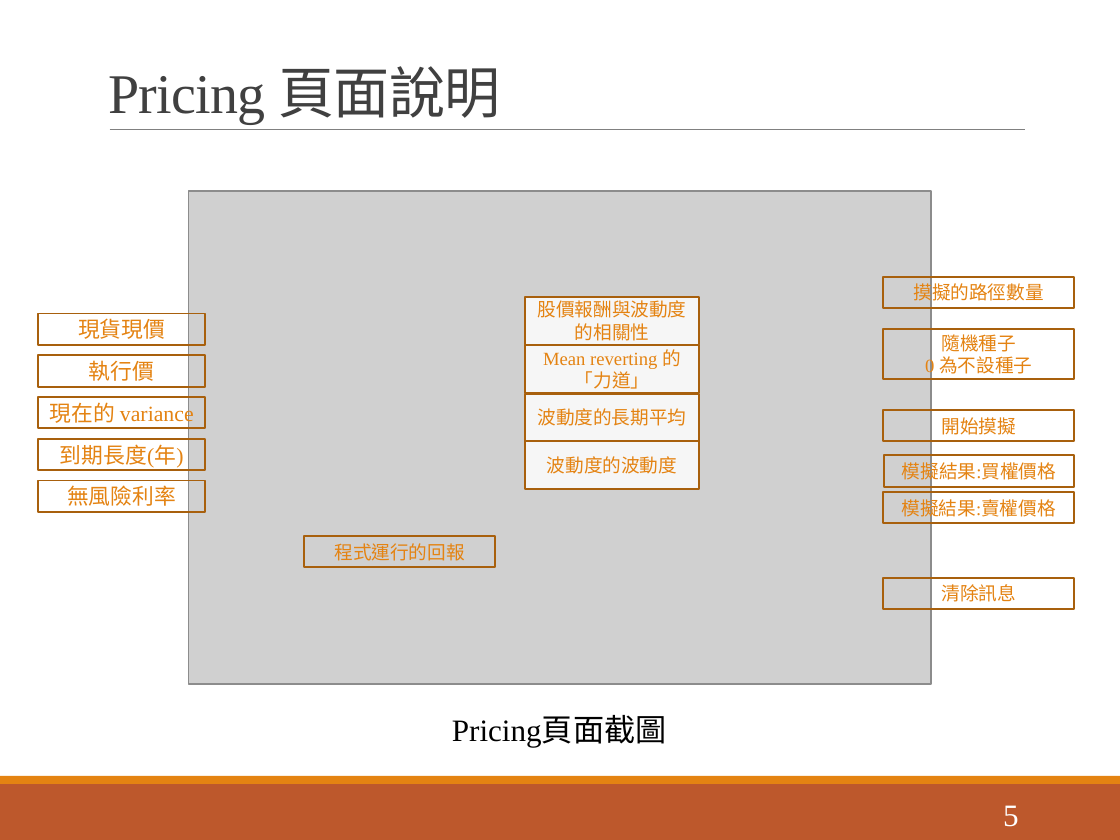
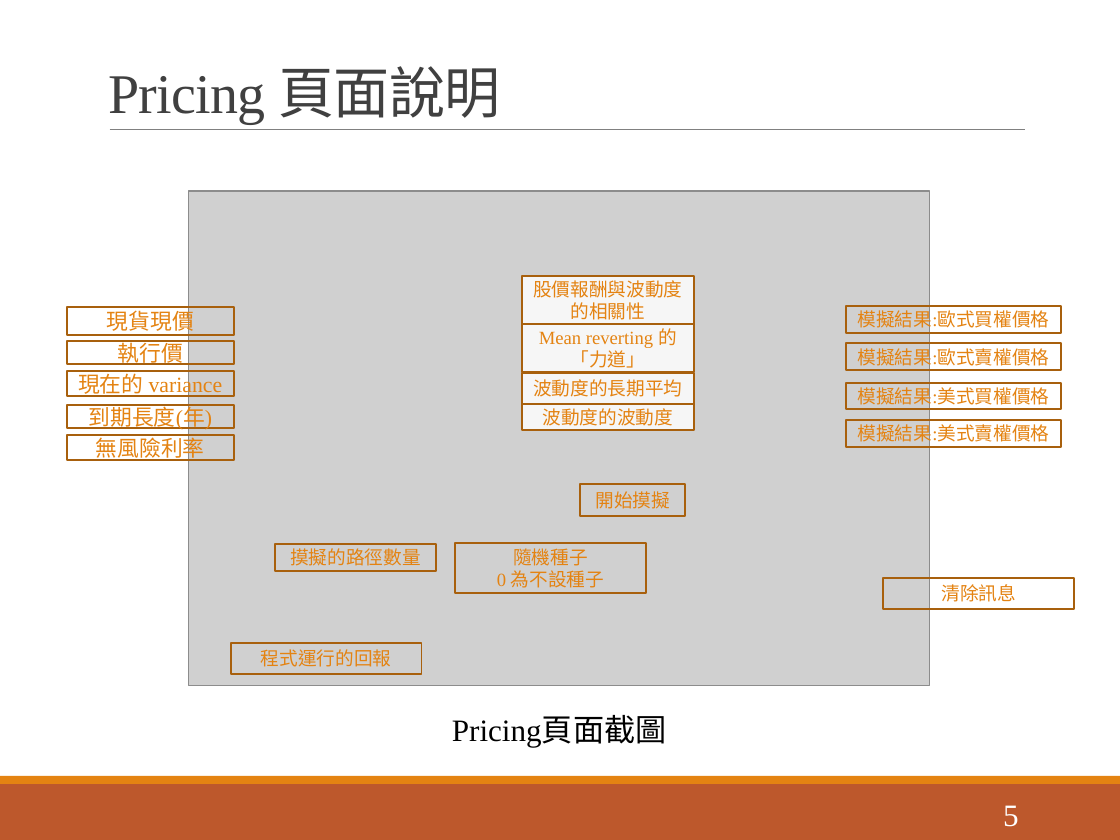
Before and after one commit to jian5753/heston-monter-carlo-multiThread, a slide deck: slide 5 of 期中專案_heston_model的蒙地卡羅模擬.pptx. Drawn at 1120x840 pixels with LibreOffice and Linux fonts; fonts in the diff are those of the drawing; grey boxes stand for pictures. Boxes give left, top, right and bottom in pixels: in the first picture for what was removed or moved away, otherwise in the second. Text is boxed around its words. In the diff, an @@ line names an element or a change of style, - is before the commit and + after.

```diff
--- a/期中專案_heston_model的蒙地卡羅模擬.pptx
+++ b/期中專案_heston_model的蒙地卡羅模擬.pptx
@@ rectangle "股價報酬與波動度的相關性": place and size @@
-rectangle "股價報酬與波動度的相關性" at box(525, 297, 700, 345)
+rectangle "股價報酬與波動度的相關性" at box(522, 276, 694, 324)
@@ rectangle "現貨現價": place and size @@
-rectangle "現貨現價" at box(38, 314, 205, 345)
+rectangle "現貨現價" at box(67, 307, 234, 335)
@@ rectangle "Mean reverting 的「力道」": place and size @@
-rectangle "Mean reverting 的「力道」" at box(525, 345, 700, 393)
+rectangle "Mean reverting 的「力道」" at box(522, 324, 694, 372)
@@ rectangle "模擬結果:歐式買權價格": place and size @@
-rectangle "模擬結果:歐式買權價格" at box(884, 456, 1074, 487)
+rectangle "模擬結果:歐式買權價格" at box(847, 306, 1061, 333)
@@ text in rectangle at box(858, 307, 1050, 332): text changed @@
-模擬結果:買權價格
+模擬結果:歐式買權價格
@@ rectangle "執行價": place and size @@
-rectangle "執行價" at box(38, 355, 205, 386)
+rectangle "執行價" at box(67, 340, 234, 364)
@@ rectangle added at box(847, 344, 1061, 371), outline #A9610D 1.25 pt, 12 pt, text #E48312 @@
+模擬結果:歐式賣權價格
@@ rectangle "現在的 variance": place and size @@
-rectangle "現在的 variance" at box(38, 396, 205, 428)
+rectangle "現在的 variance" at box(67, 371, 234, 396)
@@ rectangle "波動度的長期平均": place and size @@
-rectangle "波動度的長期平均" at box(525, 393, 700, 441)
+rectangle "波動度的長期平均" at box(522, 373, 694, 404)
@@ rectangle added at box(847, 383, 1061, 410), outline #A9610D 1.25 pt, 12 pt, text #E48312 @@
+模擬結果:美式買權價格
@@ rectangle "到期長度(年)": place and size @@
-rectangle "到期長度(年)" at box(38, 439, 205, 470)
+rectangle "到期長度(年)" at box(67, 404, 234, 428)
@@ rectangle "波動度的波動度": place and size @@
-rectangle "波動度的波動度" at box(525, 441, 700, 489)
+rectangle "波動度的波動度" at box(522, 404, 694, 431)
@@ rectangle "無風險利率": place and size @@
-rectangle "無風險利率" at box(38, 480, 205, 512)
+rectangle "無風險利率" at box(67, 436, 234, 460)
@@ rectangle "模擬結果:美式賣權價格": place and size @@
-rectangle "模擬結果:美式賣權價格" at box(884, 492, 1074, 523)
+rectangle "模擬結果:美式賣權價格" at box(847, 420, 1061, 447)
@@ text in rectangle at box(858, 421, 1050, 446): text changed @@
-模擬結果:賣權價格
+模擬結果:美式賣權價格
@@ rectangle "開始摸擬": place and size @@
-rectangle "開始摸擬" at box(884, 410, 1074, 441)
+rectangle "開始摸擬" at box(580, 484, 685, 515)
@@ rectangle "摸擬的路徑數量": place and size @@
-rectangle "摸擬的路徑數量" at box(884, 277, 1074, 308)
+rectangle "摸擬的路徑數量" at box(276, 543, 437, 570)
@@ rectangle "隨機種子": place and size @@
-rectangle "隨機種子" at box(884, 329, 1074, 379)
+rectangle "隨機種子" at box(455, 543, 645, 592)
@@ rectangle "程式運行的回報": place and size @@
-rectangle "程式運行的回報" at box(305, 536, 495, 568)
+rectangle "程式運行的回報" at box(231, 643, 421, 674)
```
Also in this commit, not shown: 2 other slides changed, 1 slide removed.
